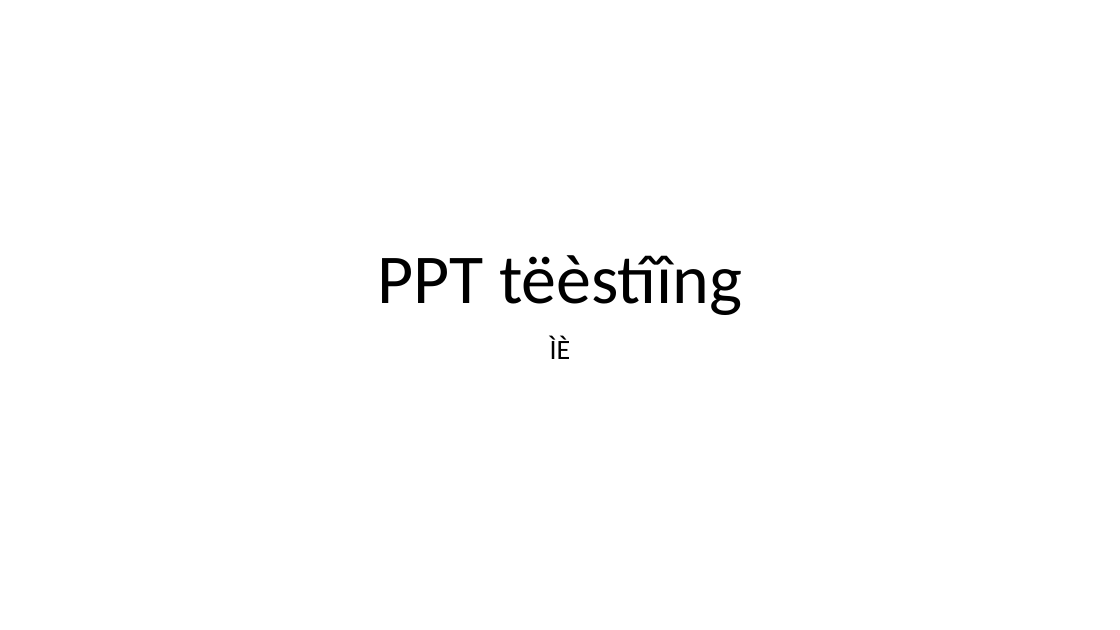
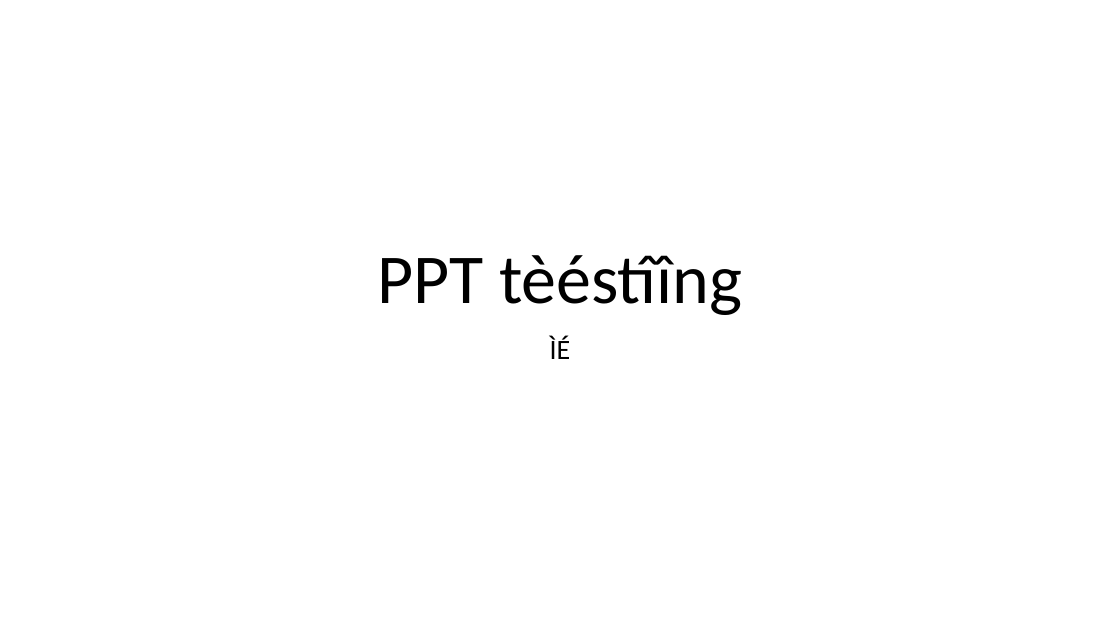
Before and after one commit to achakradhare/TestQA, a slide deck: slide 1 of PPTIE_de.pptx. Drawn at 1120x630 pixels with LibreOffice and Linux fonts; fonts in the diff are those of the drawing. Boxes give left, top, right and bottom in pixels: in the first picture for what was removed or moved away, otherwise in the second. Text is boxed around its words. In the diff, an @@ line names an element or a change of style, - is before the commit and + after.

```diff
--- a/PPTIE_de.pptx
+++ b/PPTIE_de.pptx
@@ title at (x1=377, y1=255, x2=743, y2=315): text changed @@
-PPT tëèstîîng
+PPT tèéstîîng
@@ subtitle at (x1=550, y1=336, x2=571, y2=359): text changed @@
-ÌÈ
+ÌÉ
```
Also in this commit, not shown: 13 other files.
